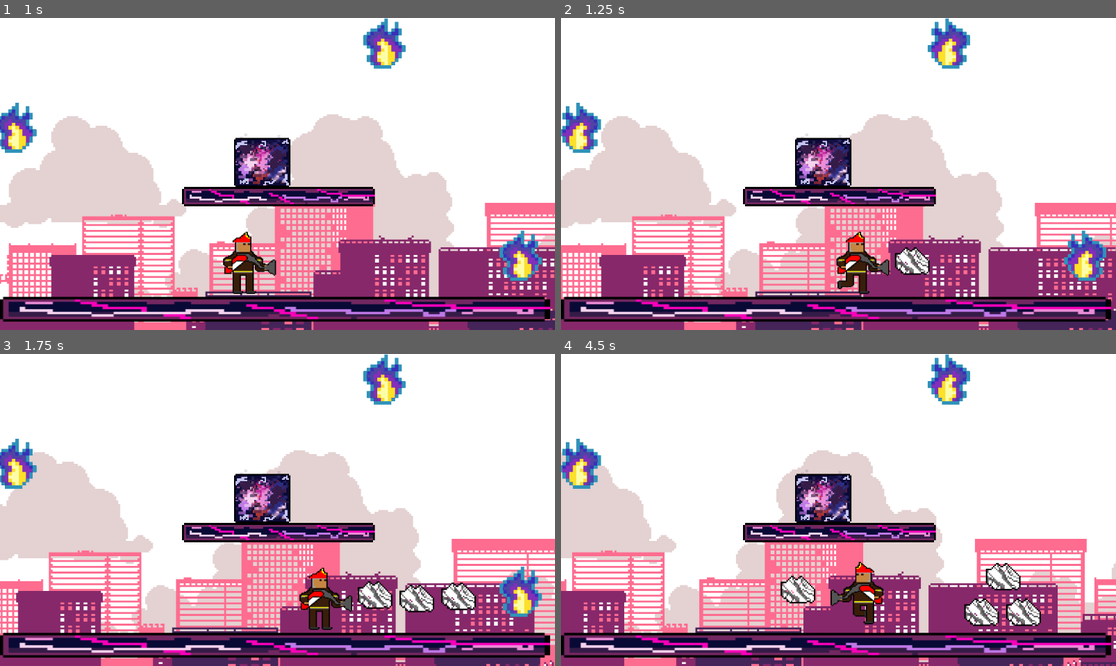
Above: before the commit, frames 1-4 (two rows, left to right).
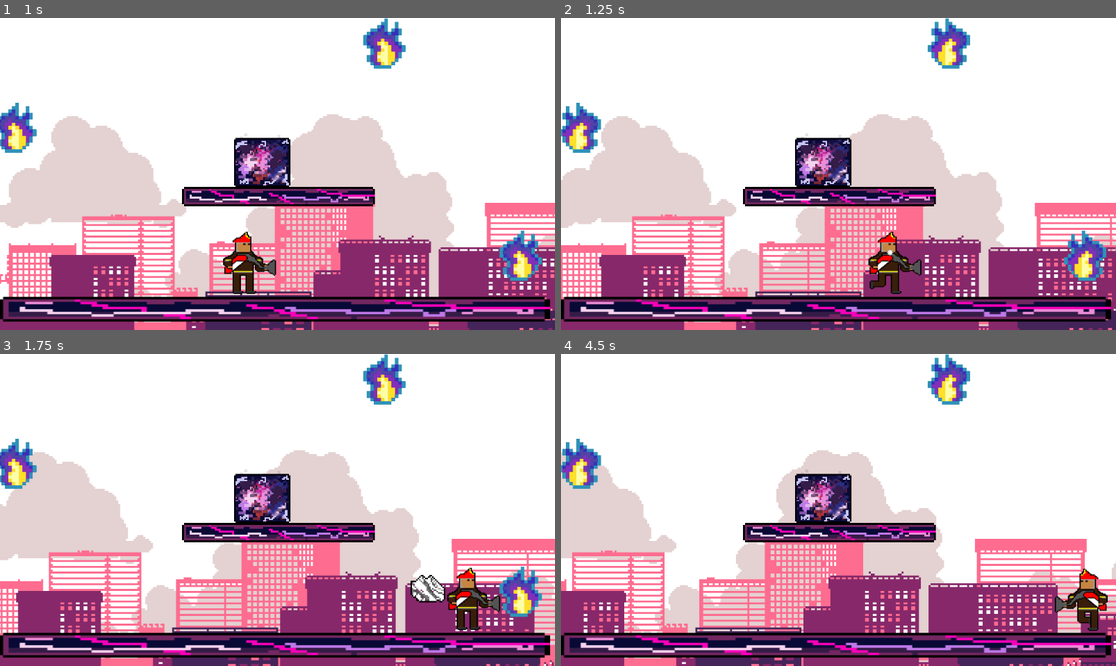
Above: after the commit, the same moments.

Repository: Periusdv/trabalhoa3_jogo_pazjusticainstituicoes
Game: Godot game, scene res://world.tscn
The game is run twice, just before and just after one commit, with the same random seed, the same clock (stepped at 60 frames per second) and the same inputs.
Inputs:
- Up to frame 1 (1 s): tap Enter at 0.5 s; hold Right (ui_right) from 0.53 s (still down); tap Space (ui_select) at 0.6, 0.77 s
- Up to frame 2 (1.25 s): keep holding Right (ui_right); tap Space (ui_select) at 1.07 s
- Up to frame 3 (1.75 s): keep holding Right (ui_right); tap Space (ui_select) at 1.35, 1.52 s
- Up to frame 4 (4.5 s): tap Space (ui_select) at 1.82, 2.1, 2.85, 3.02, 3.32, 3.6, 3.77, 4.07, 4.35 s; release Right (ui_right) at 2.03 s; hold Left (ui_left) 2.03-2.78 s; hold Right (ui_right) 2.78-4.28 s; hold Left (ui_left) from 4.28 s (still down)

Frame 1 is identical in both runs. In frame 2, 1.9% of the frame differs, in the area x 49-67%, y 68-89%; in frame 3, 3.0%; in frame 4, 3.5%, in the area x 39-99%, y 66-89%.

Commit message:
build
player scipty full

Diff:
--- a/fogo.gd
+++ b/fogo.gd
@@ -1,5 +1,6 @@
 extends StaticBody2D
 
+# --- KNOCKBACK ---
 var knockback_force := 800.0
 var knockback_vertical := -200.0
 
@@ -7,7 +8,7 @@
 	add_to_group("fogo")
 	$AnimatedSprite2D.play()
 
-# Este método é chamado pelo jogador quando ele encosta no fogo
+# Método chamado quando o jogador encosta no fogo
 func apply_knockback_to_player(player):
 	if not player or not player.has_method("apply_knockback"):
 		return
@@ -15,6 +16,11 @@
 	var force = Vector2(dir * knockback_force, knockback_vertical)
 	player.apply_knockback(force)
 
+# Método para apagar o fogo (chamado pela fumaça)
+func apagar():
+	$AnimatedSprite2D.stop()  # Para a animação
+	queue_free()                # Remove o fogo da cena
+
+# Alias opcional se quiser manter o método antigo
 func extinguish():
-	$AnimatedSprite2D.stop()
-	queue_free()
+	apagar()
--- a/fumaça.gd
+++ b/fumaça.gd
@@ -1,20 +1,46 @@
 extends CharacterBody2D
 
-var speed := 400.0
-var direction := 1
-var lifetime := 1.0
+@export var speed := 400.0
+@export var lifetime := 1.0
+@export var direction: int = 1
+
 var timer := 0.0
 
+func _ready():
+	# Movimento
+	$AnimatedSprite2D.play()
+	add_to_group("fumaça")
+
+	# Conecta o detector de colisão fake
+	$Area2D.connect("body_entered", Callable(self, "_on_body_entered"))
+
+
 func _physics_process(delta):
-	# Move horizontalmente
-	var collision = move_and_collide(Vector2(speed * direction * delta, 0))
+	# Movimento horizontal
+	velocity.x = speed * direction
+	move_and_slide()
 
-	# Detecta fogo
-	if collision and collision.get_collider().is_in_group("fogo"):
-		collision.get_collider().extinguish()
-		queue_free()
-
-	# Contador de vida
+	# Timer de vida
 	timer += delta
 	if timer >= lifetime:
 		queue_free()
+
+
+# Fake hitbox
+func _on_body_entered(body):
+	if not body:
+		return
+
+	# Ignora player
+	if body.is_in_group("player"):
+		return
+
+	# Interação com fogo
+	if body.is_in_group("fogo"):
+		if body.has_method("apagar"):
+			body.apagar()
+		queue_free()
+		return
+
+	# Qualquer outro objeto remove a fumaça
+	queue_free()
--- a/fumaça.tscn
+++ b/fumaça.tscn
@@ -36,6 +36,7 @@
 [node name="AnimatedSprite2D" type="AnimatedSprite2D" parent="."]
 position = Vector2(41, 53)
 sprite_frames = SubResource("SpriteFrames_32of0")
+frame_progress = 0.695399
 
 [node name="CollisionShape2D" type="CollisionShape2D" parent="."]
 position = Vector2(49, 37)
--- a/player.gd
+++ b/player.gd
@@ -1,25 +1,23 @@
 extends CharacterBody2D
 
-# Movimento
+# --- MOVIMENTO ---
 var speed := 300.0
 var jump_speed := -500.0
 var gravity = ProjectSettings.get_setting("physics/2d/default_gravity")
 var start_position: Vector2
 var last_safe_position: Vector2
 
-# Knockback
-var knockback_velocity := Vector2.ZERO
-var is_knocked_back := false
-
-# Estado
+# --- ESTADO ---
 var has_extintor := false
 var super_power := false
 var facing_dir := 1 # 1 = direita, -1 = esquerda
 
-# Cena da fumaça
+# --- FUMAÇA ---
 var smoke_scene := preload("res://fumaça.tscn")
+var smoke_cooldown := 0.5
+var smoke_timer := 0.0
 
-# Limite de queda do mapa
+# --- LIMITE DE QUEDA ---
 const FALL_LIMIT_Y := 1000.0
 
 func _ready():
@@ -30,40 +28,17 @@
 func _physics_process(delta):
 	velocity.y += gravity * delta
 
-	# Movimento knockback
-	if is_knocked_back:
-		velocity.x = knockback_velocity.x
-		velocity.y += knockback_velocity.y * delta
-		# Decaimento
-		knockback_velocity = knockback_velocity.move_toward(Vector2.ZERO, 8)
-		if knockback_velocity.length() < 10:
-			is_knocked_back = false
-	else:
-		var direction_input = Input.get_axis("ui_left", "ui_right")
-		velocity.x = direction_input * speed
+	# Movimento horizontal
+	var direction_input = Input.get_axis("ui_left", "ui_right")
+	velocity.x = direction_input * speed
 
-		if direction_input != 0:
-			facing_dir = direction_input
+	if direction_input != 0:
+		facing_dir = direction_input
 
-		# Animações
-		if has_extintor:
-			if direction_input != 0:
-				$AnimatedSprite2D.play("super")
-			else:
-				$AnimatedSprite2D.stop()
-				$AnimatedSprite2D.frame = 0
-		else:
-			if direction_input != 0:
-				$AnimatedSprite2D.play("default")
-			else:
-				$AnimatedSprite2D.stop()
-				$AnimatedSprite2D.frame = 0
-
-		$AnimatedSprite2D.flip_h = facing_dir < 0
-
-		if Input.is_action_just_pressed("ui_up") and is_on_floor():
-			$SoundJump.play()
-			velocity.y = jump_speed
+	# Pulo
+	if Input.is_action_just_pressed("ui_up") and is_on_floor():
+		$SoundJump.play()
+		velocity.y = jump_speed
 
 	move_and_slide()
 
@@ -71,18 +46,39 @@
 	if is_on_floor():
 		last_safe_position = global_position
 
-	# Dispara fumaça
-	if has_extintor and Input.is_action_just_pressed("ui_select"):
+	# Animações
+	if has_extintor:
+		if direction_input != 0:
+			$AnimatedSprite2D.play("super")
+		else:
+			$AnimatedSprite2D.stop()
+			$AnimatedSprite2D.frame = 0
+	else:
+		if direction_input != 0:
+			$AnimatedSprite2D.play("default")
+		else:
+			$AnimatedSprite2D.stop()
+			$AnimatedSprite2D.frame = 0
+
+	$AnimatedSprite2D.flip_h = facing_dir < 0
+
+	# Atualiza timer da fumaça
+	if smoke_timer > 0:
+		smoke_timer -= delta
+
+	# Disparo de fumaça
+	if has_extintor and Input.is_action_just_pressed("ui_select") and smoke_timer <= 0:
 		shoot_fumaça()
+		smoke_timer = smoke_cooldown
 
-	var collision = move_and_collide(velocity * get_physics_process_delta_time())
+	# Colisões
+	var collision = move_and_collide(velocity * delta)
 	if collision:
 		_on_collision(collision)
 
-	# Caiu do mapa
+	# Limite de queda
 	if global_position.y > FALL_LIMIT_Y:
 		_reset_to_last_safe_position()
-
 
 # ---- COLISÕES ----
 func _on_collision(collision):
@@ -94,39 +90,26 @@
 		obj.queue_free()
 		do_super()
 	elif obj.is_in_group("fogo"):
-		print("🔥 Encostou no fogo!")
-		# TODO: todo knockback do fogo é calculado pelo fogo
-		if not super_power and obj.has_method("apply_knockback_to_player"):
-			obj.apply_knockback_to_player(self)
-		else:
-			print("🛡️ Imune ao fogo (super ativo)")
-
-
-# ---- RECEBE KNOCKBACK ----
-func apply_knockback(force: Vector2):
-	if super_power:
-		print("💪 Super ativo — sem knockback")
-		return
-
-	print("💥 Jogador levou knockback: ", force)
-	knockback_velocity = force
-	is_knocked_back = true
-
+		print("Encostou no fogo!")
+		# Sem knockback, apenas impressão / efeito visual
+		if not super_power:
+			pass # pode adicionar efeito visual aqui se quiser
 
 # ---- DISPARO DE FUMAÇA ----
 func shoot_fumaça():
 	if not smoke_scene:
-		print("⚠️ Cena da fumaça não atribuída!")
 		return
-
 	var fumaça = smoke_scene.instantiate()
 	get_parent().add_child(fumaça)
 
-	var pos = Vector2(global_position.x + (32 * facing_dir), global_position.y + 30)
-	fumaça.global_position = pos
+	# cria levemente afastada do corpo do player
+	var offset = Vector2(40 * facing_dir, 10)
+	fumaça.global_position = global_position + offset
 	fumaça.direction = facing_dir
-	print("💨 Fumaça lançada em ", pos)
 
+	# impede colisão imediata com o player
+	fumaça.call_deferred("set_collision_layer_value", 1, false)
+	fumaça.call_deferred("set_collision_mask_value", 1, false)
 
 # ---- EXTINTOR / SUPER ----
 func do_super() -> void:
@@ -134,13 +117,12 @@
 		super_power = true
 		has_extintor = true
 		speed += 50
-		print("🧯 Extintor adquirido (modo super)!")
+		print("Extintor adquirido (modo super)!")
 		$AnimatedSprite2D.play("super")
 		$AnimatedSprite2D.frame = 0
 
-
 # ---- RESET POSIÇÃO APÓS QUEDA ----
 func _reset_to_last_safe_position():
-	print("⚠️ Caiu do mapa! Voltando à última posição segura...")
+	print("Caiu do mapa! Voltando à última posição segura...")
 	global_position = last_safe_position
 	velocity = Vector2.ZERO
--- a/title_screen.tscn
+++ b/title_screen.tscn
@@ -48,6 +48,45 @@
 Button/styles/pressed = SubResource("StyleBoxFlat_tpml5")
 
 [sub_resource type="StyleBoxEmpty" id="StyleBoxEmpty_hafda"]
+
+[sub_resource type="Animation" id="Animation_jqemp"]
+length = 0.001
+tracks/0/type = "value"
+tracks/0/imported = false
+tracks/0/enabled = true
+tracks/0/path = NodePath("bg:modulate")
+tracks/0/interp = 1
+tracks/0/loop_wrap = true
+tracks/0/keys = {
+"times": PackedFloat32Array(0),
+"transitions": PackedFloat32Array(1),
+"update": 0,
+"values": [Color(1, 1, 1, 1)]
+}
+tracks/1/type = "value"
+tracks/1/imported = false
+tracks/1/enabled = true
+tracks/1/path = NodePath("MarginContainer:position")
+tracks/1/interp = 1
+tracks/1/loop_wrap = true
+tracks/1/keys = {
+"times": PackedFloat32Array(0),
+"transitions": PackedFloat32Array(1),
+"update": 0,
+"values": [Vector2(0, 0)]
+}
+tracks/2/type = "value"
+tracks/2/imported = false
+tracks/2/enabled = true
+tracks/2/path = NodePath("MarginContainer/HBoxContainer/bombeiro:modulate")
+tracks/2/interp = 1
+tracks/2/loop_wrap = true
+tracks/2/keys = {
+"times": PackedFloat32Array(0),
+"transitions": PackedFloat32Array(1),
+"update": 0,
+"values": [Color(1, 1, 1, 1)]
+}
 
 [sub_resource type="Animation" id="Animation_tpml5"]
 resource_name = "review"
@@ -89,45 +128,6 @@
 "values": [Color(1, 1, 1, 0), Color(1, 1, 1, 0), Color(1, 1, 1, 1)]
 }
 
-[sub_resource type="Animation" id="Animation_jqemp"]
-length = 0.001
-tracks/0/type = "value"
-tracks/0/imported = false
-tracks/0/enabled = true
-tracks/0/path = NodePath("bg:modulate")
-tracks/0/interp = 1
-tracks/0/loop_wrap = true
-tracks/0/keys = {
-"times": PackedFloat32Array(0),
-"transitions": PackedFloat32Array(1),
-"update": 0,
-"values": [Color(1, 1, 1, 1)]
-}
-tracks/1/type = "value"
-tracks/1/imported = false
-tracks/1/enabled = true
-tracks/1/path = NodePath("MarginContainer:position")
-tracks/1/interp = 1
-tracks/1/loop_wrap = true
-tracks/1/keys = {
-"times": PackedFloat32Array(0),
-"transitions": PackedFloat32Array(1),
-"update": 0,
-"values": [Vector2(0, 0)]
-}
-tracks/2/type = "value"
-tracks/2/imported = false
-tracks/2/enabled = true
-tracks/2/path = NodePath("MarginContainer/HBoxContainer/bombeiro:modulate")
-tracks/2/interp = 1
-tracks/2/loop_wrap = true
-tracks/2/keys = {
-"times": PackedFloat32Array(0),
-"transitions": PackedFloat32Array(1),
-"update": 0,
-"values": [Color(1, 1, 1, 1)]
-}
-
 [sub_resource type="AnimationLibrary" id="AnimationLibrary_013yr"]
 _data = {
 &"RESET": SubResource("Animation_jqemp"),
Not shown: 1 places in default_btn.tres that only renumber resources
Not shown: 1 places in title_screen.tscn that only renumber resources
